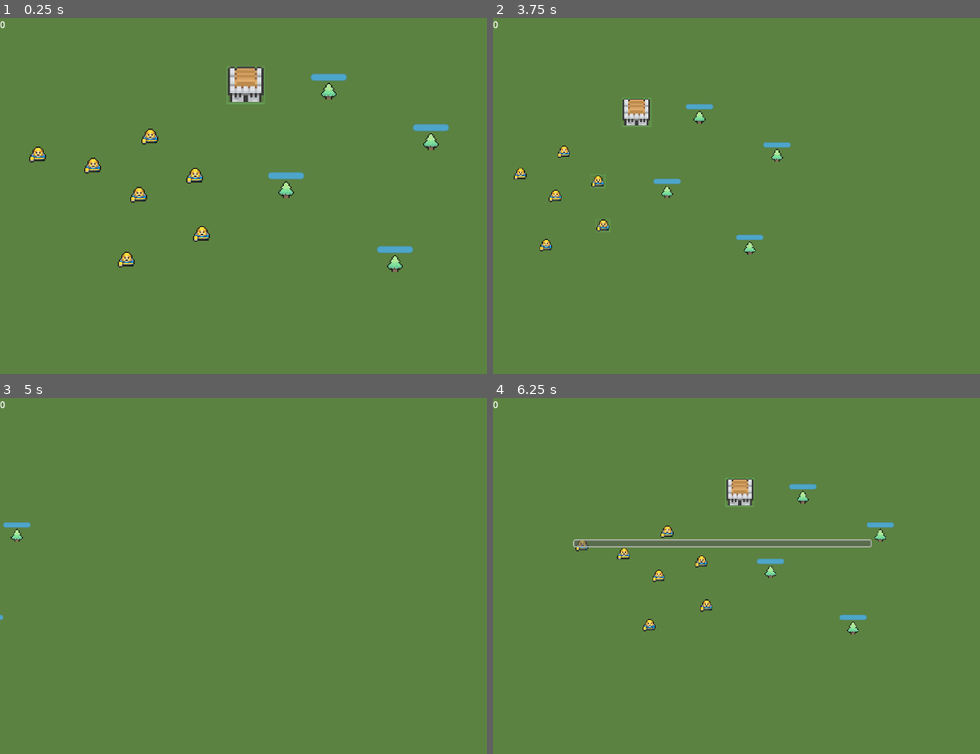
Above: before the commit, frames 1-4 (two rows, left to right).
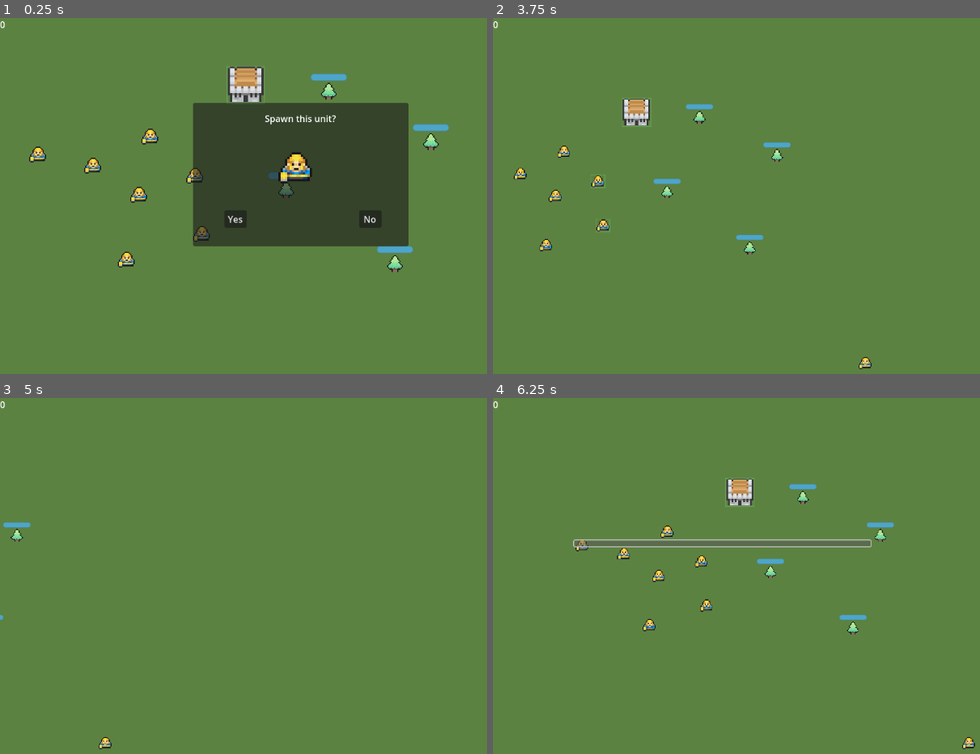
Above: after the commit, the same moments.

Repository: Nordtwig/project-kumquat
Game: Godot game, scene res://world.tscn
Same seed, same stepped clock (60 frames per second), same inputs: the game is played once before the commit and once after it.
Inputs (mouse positions are in pixels of both pictures, inside the frame that each line leads up to):
- Up to frame 1 (0.25 s): no input
- Up to frame 2 (3.75 s): click (726, 217) at 0.5 s, where only the run after the commit has a clickable "Yes"; click (863, 217) at 1.25 s, where only the run after the commit has a clickable "No"; tap Enter at 2 s; drag from (629, 196) to (887, 267) at 2.02 s; drag from (687, 178) to (887, 267) at 2.77 s; move the mouse to (643, 139) at 3.52 s; hold Right (ui_right) from 3.53 s (still down); tap Mouse wheel down (WheelDown) at 3.6 s; click (643, 139) at 3.67 s
- Up to frame 3 (5 s): release Right (ui_right) at 4.25 s; drag from (292, 650) to (131, 526) at 4.27 s
- Up to frame 4 (6.25 s): move the mouse to (outside the picture) at 5.02 s; hold Left (ui_left) 5.03-5.75 s; click (outside the picture) at 5.1 s; drag from (570, 547) to (872, 540) at 5.77 s

The runs differ from the first frame. In frame 1, 18% of the frame differs, in the area x 39-84%, y 23-65%; in frame 2, less than 0.1%; in frame 3, less than 0.1%; in frame 4, less than 0.1%.

Commit message:
add spawn unit panel

Diff:
--- /dev/null
+++ b/UI/spawn_unit.gd
@@ -0,0 +1,20 @@
+extends Node2D
+
+
+@onready var unit_scene = preload("res://unit.tscn")
+
+
+func _ready() -> void:
+	get_node("%Yes").pressed.connect(on_yes_pressed)
+	get_node("%No").pressed.connect(on_no_pressed)
+
+
+func on_yes_pressed() -> void:
+	var unit_path = get_tree().get_root().get_node("World/Units")
+	var unit1 = unit_scene.instantiate()
+	unit1.position = Vector2(200, 200)
+	unit_path.add_child(unit1)
+
+
+func on_no_pressed() -> void:
+	queue_free()
--- /dev/null
+++ b/UI/spawn_unit.tscn
@@ -0,0 +1,47 @@
+[gd_scene load_steps=3 format=3 uid="uid://coikivf08gwrw"]
+
+[ext_resource type="Texture2D" uid="uid://bcogguc30e3vc" path="res://assets/MiniWorldSprites/Characters/Champions/Arthax.png" id="1_3eq5n"]
+[ext_resource type="Script" path="res://UI/spawn_unit.gd" id="1_6uduv"]
+
+[node name="SpawnUnit" type="Node2D"]
+script = ExtResource("1_6uduv")
+
+[node name="Panel" type="Panel" parent="."]
+anchors_preset = -1
+offset_left = 344.0
+offset_top = 152.0
+offset_right = 728.0
+offset_bottom = 408.0
+grow_horizontal = 2
+grow_vertical = 2
+size_flags_horizontal = 4
+
+[node name="Label" type="Label" parent="Panel"]
+offset_left = 128.0
+offset_top = 16.0
+offset_right = 255.0
+offset_bottom = 39.0
+text = "Spawn this unit?"
+
+[node name="Yes" type="Button" parent="Panel"]
+unique_name_in_owner = true
+offset_left = 56.0
+offset_top = 192.0
+offset_right = 96.0
+offset_bottom = 223.0
+text = "Yes"
+
+[node name="No" type="Button" parent="Panel"]
+unique_name_in_owner = true
+offset_left = 296.0
+offset_top = 192.0
+offset_right = 336.0
+offset_bottom = 223.0
+text = "No"
+
+[node name="Arthax" type="Sprite2D" parent="Panel"]
+position = Vector2(184, 112)
+scale = Vector2(4, 4)
+texture = ExtResource("1_3eq5n")
+hframes = 5
+vframes = 8
--- a/game.gd
+++ b/game.gd
@@ -1,3 +1,11 @@
 extends Node
 
 var wood: int = 0
+
+@onready var spawn_unit_scene = preload("res://UI/spawn_unit.tscn")
+
+
+func spawn_unit() -> void:
+	var ui_path = get_tree().get_root().get_node("World/UI")
+	var spawn_unit_instance = spawn_unit_scene.instantiate()
+	ui_path.add_child(spawn_unit_instance)
--- a/unit.gd
+++ b/unit.gd
@@ -12,7 +12,7 @@
 
 
 func _ready() -> void:
-	input_event.connect(on_unit_input_event)
+	add_to_group("units", true)
 
 
 func _input(event):
@@ -22,7 +22,7 @@
 		follow_cursor = false
 
 
-func _physics_process(delta) -> void:
+func _physics_process(_delta) -> void:
 	if follow_cursor:
 		if selected:
 			target = get_global_mouse_position()
@@ -39,7 +39,3 @@
 func set_selected(value: bool) -> void:
 	selected = value
 	box.visible = value
-
-
-func on_unit_input_event(viewport, event, shape_idx):
-	pass
--- a/unit.tscn
+++ b/unit.tscn
@@ -53,7 +53,7 @@
 "walk_down": SubResource("Animation_e7hpn")
 }
 
-[node name="Unit" type="CharacterBody2D" groups=["units"]]
+[node name="Unit" type="CharacterBody2D"]
 script = ExtResource("1_6u56j")
 
 [node name="CollisionShape2D" type="CollisionShape2D" parent="."]
--- a/world.gd
+++ b/world.gd
@@ -7,7 +7,7 @@
 func _ready() -> void:
 	get_node("Camera").area_selected.connect(on_area_selected)
 	units = get_tree().get_nodes_in_group("units")
-	print(units)
+	Game.spawn_unit()
 
 
 func get_units_in_area(area: Array) -> Array:
--- a/world.tscn
+++ b/world.tscn
@@ -7,7 +7,7 @@
 [ext_resource type="PackedScene" uid="uid://x0jugqtqjcsa" path="res://tree.tscn" id="4_0vdcy"]
 [ext_resource type="PackedScene" uid="uid://cjghvq7d2epbq" path="res://barb_house.tscn" id="6_ggcvv"]
 
-[node name="world" type="Node2D"]
+[node name="World" type="Node2D"]
 y_sort_enabled = true
 script = ExtResource("1_ts3lg")
 
